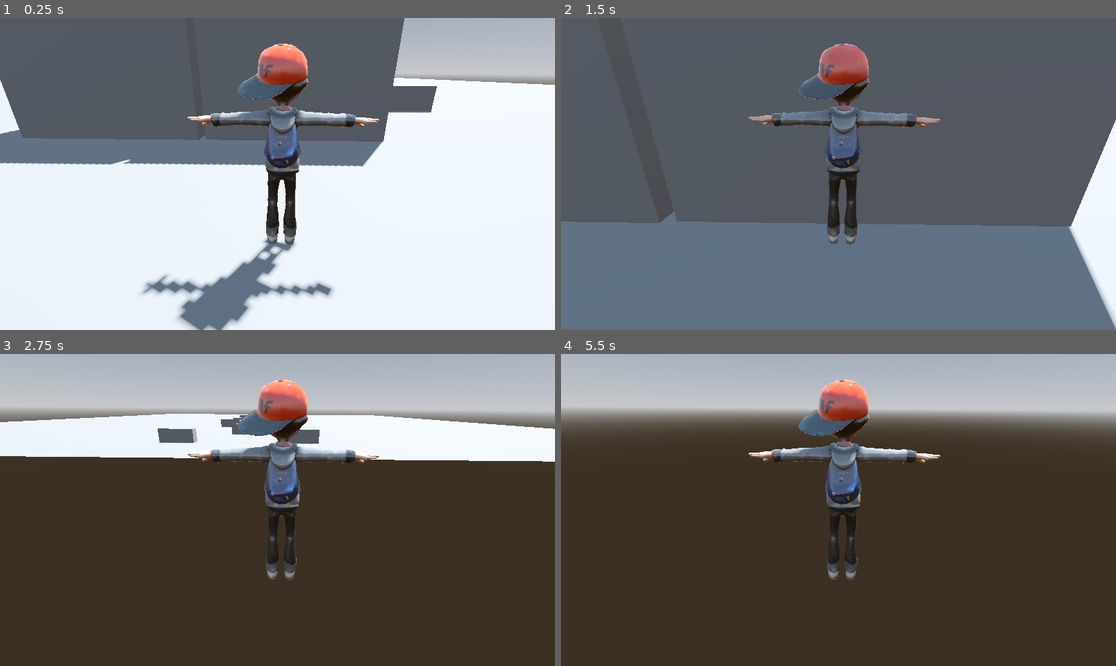
Above: before the commit, frames 1-4 (two rows, left to right).
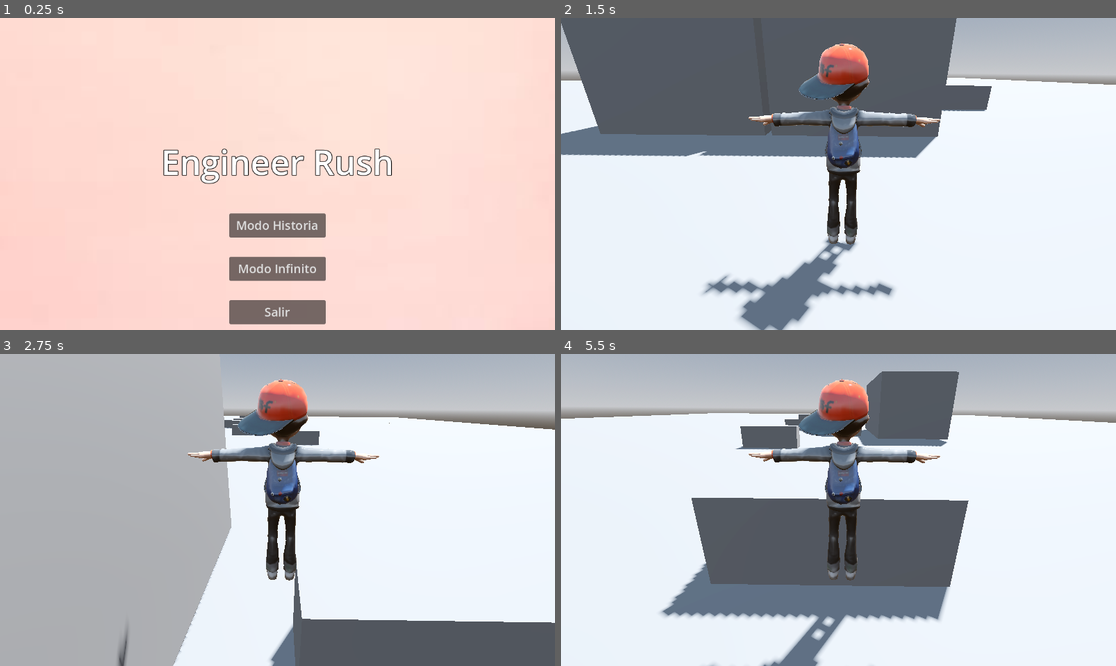
Above: after the commit, the same moments.

Repository: nathandrake3652/Engineer-Rush
Game: Godot game, scene res://menu principal/menu_principal.tscn
The game is run twice, just before and just after one commit, with the same random seed, the same clock (stepped at 60 frames per second) and the same inputs. Before the commit the project starts from res://mundo.tscn.
Inputs (mouse positions are in pixels of both pictures, inside the frame that each line leads up to):
- Up to frame 1 (0.25 s): no input
- Up to frame 2 (1.5 s): click (838, 227) at 0.5 s, where only the run after the commit has a clickable "Modo Historia"; click (838, 267) at 1.25 s, where only the run after the commit has a clickable "Modo Infinito"
- Up to frame 3 (2.75 s): tap Enter (ui_accept) at 2, 2.27 s; hold Right (ui_right) from 2.03 s (still down)
- Up to frame 4 (5.5 s): release Right (ui_right) at 2.78 s; hold Left (ui_left) 2.78-3.53 s; tap Enter (ui_accept) at 3.02, 4.52, 5.27 s; hold Right (ui_right) 3.53-5.03 s; hold Left (ui_left) from 5.03 s (still down)

The runs differ from the first frame. In frame 1, 99% of the frame differs, in the area x 0-100%, y 0-100%; in frame 2, 69%; in frame 3, 70%; in frame 4, 78%.

Commit message:
menu inicial
base del menu inicial

Diff:
--- /dev/null
+++ b/menu principal/menu_principal.gd
@@ -0,0 +1,18 @@
+class_name menu_principal
+extends Control
+
+
+@onready var modo_historia = $MarginContainer/HBoxContainer/VBoxContainer/Modo_historia as Button
+@onready var modo_infinito = $MarginContainer/HBoxContainer/VBoxContainer/Modo_infinito as Button
+@onready var salir = $MarginContainer/HBoxContainer/VBoxContainer/Salir as Button
+@onready var start_level = preload("res://mundo.tscn") as PackedScene
+
+func _ready():
+	modo_infinito.button_down.connect(on_start_pressed)
+	salir.button_down.connect(on_exit_pressed)
+
+func on_start_pressed() -> void:
+	get_tree().change_scene_to_packed(start_level)
+
+func on_exit_pressed() -> void:
+	get_tree().quit()
--- /dev/null
+++ b/menu principal/menu_principal.tscn
@@ -0,0 +1,91 @@
+[gd_scene load_steps=4 format=3 uid="uid://bxk0ksf6dsbue"]
+
+[ext_resource type="Script" path="res://menu principal/menu_principal.gd" id="1_f88hq"]
+[ext_resource type="Texture2D" uid="uid://becd1m33u8ii0" path="res://assets/extras/aaaa.jpg" id="1_t0igr"]
+
+[sub_resource type="SystemFont" id="SystemFont_fqo2x"]
+font_names = PackedStringArray("Dubai")
+
+[node name="menu_principal" type="Control"]
+layout_mode = 3
+anchors_preset = 15
+anchor_right = 1.0
+anchor_bottom = 1.0
+grow_horizontal = 2
+grow_vertical = 2
+script = ExtResource("1_f88hq")
+
+[node name="TextureRect" type="TextureRect" parent="."]
+layout_mode = 1
+anchors_preset = 15
+anchor_right = 1.0
+anchor_bottom = 1.0
+grow_horizontal = 2
+grow_vertical = 2
+texture = ExtResource("1_t0igr")
+
+[node name="MarginContainer" type="MarginContainer" parent="."]
+layout_mode = 1
+anchors_preset = 15
+anchor_right = 1.0
+anchor_bottom = 1.0
+grow_horizontal = 2
+grow_vertical = 2
+theme_override_constants/margin_left = 12
+theme_override_constants/margin_top = 12
+theme_override_constants/margin_right = 12
+theme_override_constants/margin_bottom = 12
+
+[node name="VBoxContainer" type="VBoxContainer" parent="MarginContainer"]
+layout_mode = 2
+theme_override_constants/separation = 50
+alignment = 1
+
+[node name="Label" type="Label" parent="MarginContainer/VBoxContainer"]
+layout_mode = 2
+theme_override_colors/font_outline_color = Color(0, 0, 0, 1)
+theme_override_constants/outline_size = 5
+theme_override_fonts/font = SubResource("SystemFont_fqo2x")
+theme_override_font_sizes/font_size = 70
+text = "Engineer Rush"
+horizontal_alignment = 1
+vertical_alignment = 1
+
+[node name="Separator" type="Control" parent="MarginContainer/VBoxContainer"]
+layout_mode = 2
+
+[node name="HBoxContainer" type="HBoxContainer" parent="MarginContainer"]
+layout_mode = 2
+alignment = 1
+
+[node name="VBoxContainer" type="VBoxContainer" parent="MarginContainer/HBoxContainer"]
+layout_mode = 2
+theme_override_constants/separation = 20
+alignment = 2
+
+[node name="Separator2" type="Control" parent="MarginContainer/HBoxContainer/VBoxContainer"]
+layout_mode = 2
+
+[node name="Modo_historia" type="Button" parent="MarginContainer/HBoxContainer/VBoxContainer"]
+custom_minimum_size = Vector2(200, 50)
+layout_mode = 2
+theme_override_font_sizes/font_size = 25
+text = "Modo Historia"
+
+[node name="Separator3" type="Control" parent="MarginContainer/HBoxContainer/VBoxContainer"]
+layout_mode = 2
+
+[node name="Modo_infinito" type="Button" parent="MarginContainer/HBoxContainer/VBoxContainer"]
+custom_minimum_size = Vector2(200, 50)
+layout_mode = 2
+theme_override_font_sizes/font_size = 25
+text = "Modo Infinito"
+
+[node name="Separator4" type="Control" parent="MarginContainer/HBoxContainer/VBoxContainer"]
+layout_mode = 2
+
+[node name="Salir" type="Button" parent="MarginContainer/HBoxContainer/VBoxContainer"]
+custom_minimum_size = Vector2(200, 50)
+layout_mode = 2
+theme_override_font_sizes/font_size = 25
+text = "Salir"
--- a/project.godot
+++ b/project.godot
@@ -11,6 +11,6 @@
 [application]
 
 config/name="Engineer Rush"
-run/main_scene="res://mundo.tscn"
+run/main_scene="res://menu principal/menu_principal.tscn"
 config/features=PackedStringArray("4.2", "Forward Plus")
 config/icon="res://icon.svg"
Binary file added: assets/extras/aaaa.jpg
Not shown, added: assets/extras/aaaa.jpg.import
